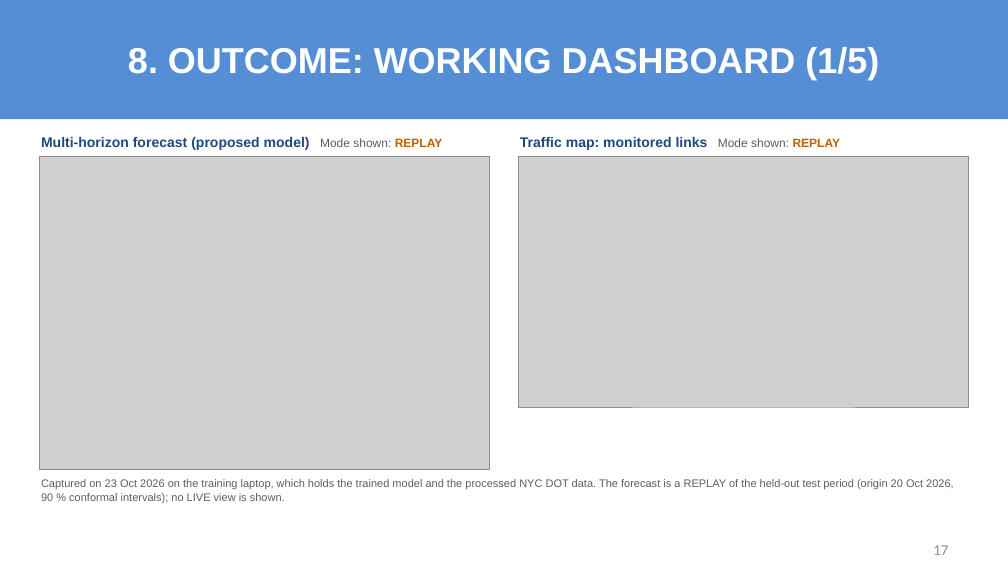
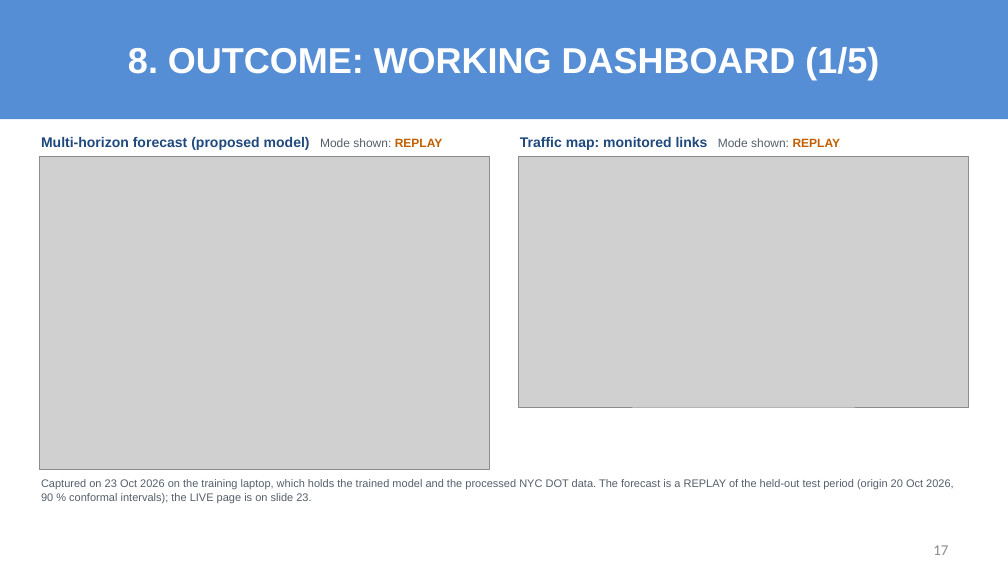
Before and after one commit to sricharansk/Major-Project, a slide deck: slide 17 of presentation/Final_Review_S_K_Sricharan_25MML1010.pptx. Drawn at 1008x576 pixels with LibreOffice and Linux fonts; fonts in the diff are those of the drawing; grey boxes stand for pictures. Boxes give left, top, right and bottom in pixels: in the first picture for what was removed or moved away, otherwise in the second. Text is boxed around its words. In the diff, an @@ line names an element or a change of style, - is before the commit and + after.

```diff
--- a/presentation/Final_Review_S_K_Sricharan_25MML1010.pptx
+++ b/presentation/Final_Review_S_K_Sricharan_25MML1010.pptx
@@ text at [41,479,954,503]: text changed @@
-Captured on 23 Oct 2026 on the training laptop, which holds the trained model and the processed NYC DOT data. The forecast is a REPLAY of the held-out test period (origin 20 Oct 2026, 90 % conformal intervals); no LIVE view is shown.
+Captured on 23 Oct 2026 on the training laptop, which holds the trained model and the processed NYC DOT data. The forecast is a REPLAY of the held-out test period (origin 20 Oct 2026, 90 % conformal intervals); the LIVE page is on slide 23.
```
Also in this commit, not shown: 4 other slides changed, 1 slide added, 8 other files.
